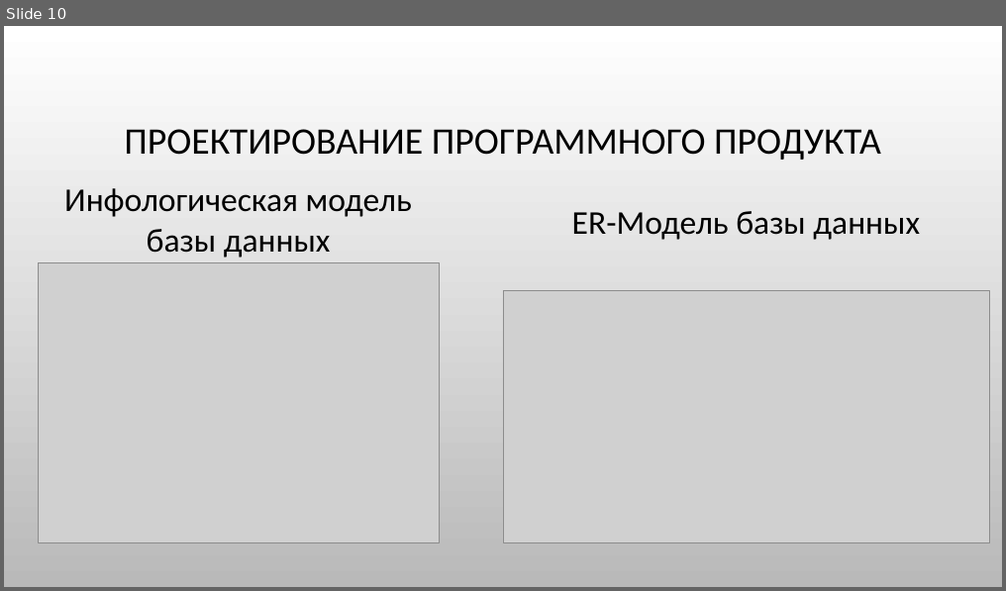
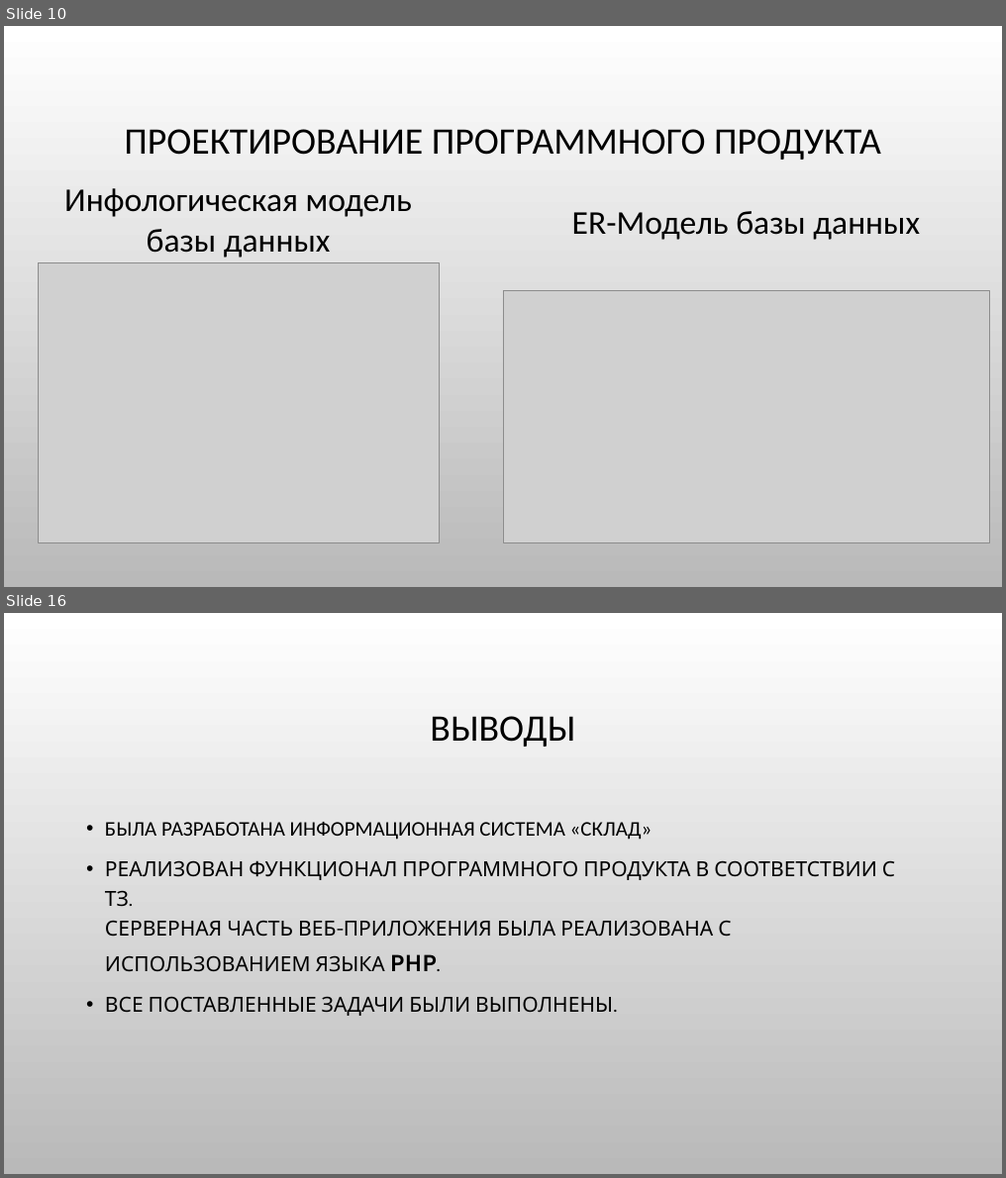
Before and after one commit to ChiCha10-11/Kursovoy, a slide deck: Курсовая работа.pptx. Shown one above the other, each under a label of ours: slide 10 before the commit, slides 10 and 16 after it; the slides between them are not shown. The pictures are 1006x591 and 1006x1178 pixels, drawn with LibreOffice and Linux fonts; fonts in the diff are those of the drawing; grey boxes stand for pictures; background and template pictures are left out. Boxes give left, top, right and bottom in pixels: in the first picture for what was removed or moved away, otherwise in the second. Text is boxed around its words. In the diff, an @@ line names an element or a change of style, - is before the commit and + after.

```diff
--- a/Курсовая работа.pptx
+++ b/Курсовая работа.pptx
@@ slide 16 added at <box>4,613,1002,1174</box>, background picture (left out) @@
@@ title added at <box>430,716,575,747</box>, 36 pt, text #000000 @@
+ВЫВОДЫ
@@ text added at <box>105,822,895,1016</box>, 20 pt, text #000000 @@
+• БЫЛА РАЗРАБОТАНА ИНФОРМАЦИОННАЯ СИСТЕМА «СКЛАД»
+• РЕАЛИЗОВАН ФУНКЦИОНАЛ ПРОГРАММНОГО ПРОДУКТА В СООТВЕТСТВИИ С ТЗ.
+  СЕРВЕРНАЯ ЧАСТЬ ВЕБ-ПРИЛОЖЕНИЯ БЫЛА РЕАЛИЗОВАНА С ИСПОЛЬЗОВАНИЕМ ЯЗЫКА PHP.
+• ВСЕ ПОСТАВЛЕННЫЕ ЗАДАЧИ БЫЛИ ВЫПОЛНЕНЫ.
```
Also in this commit, not shown: 5 other slides added.
